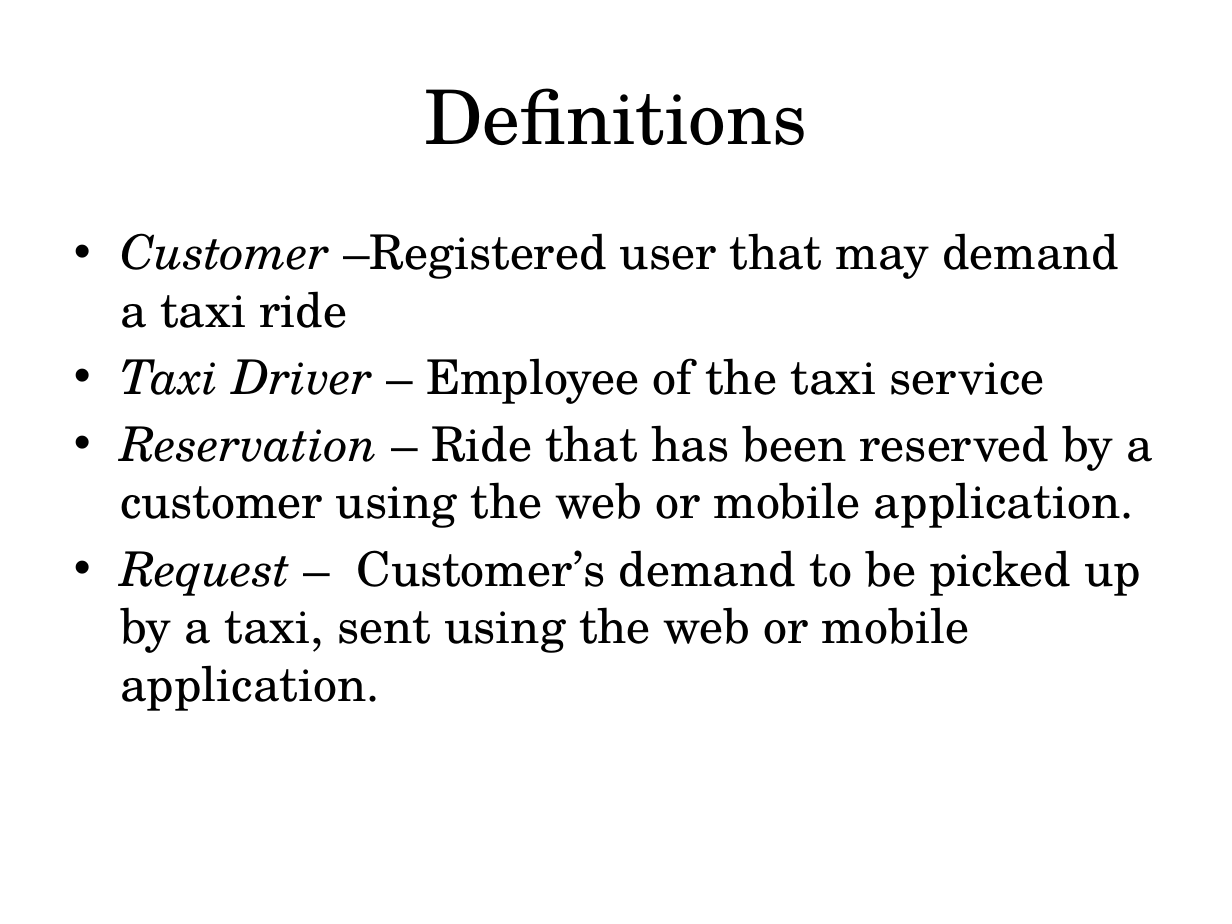
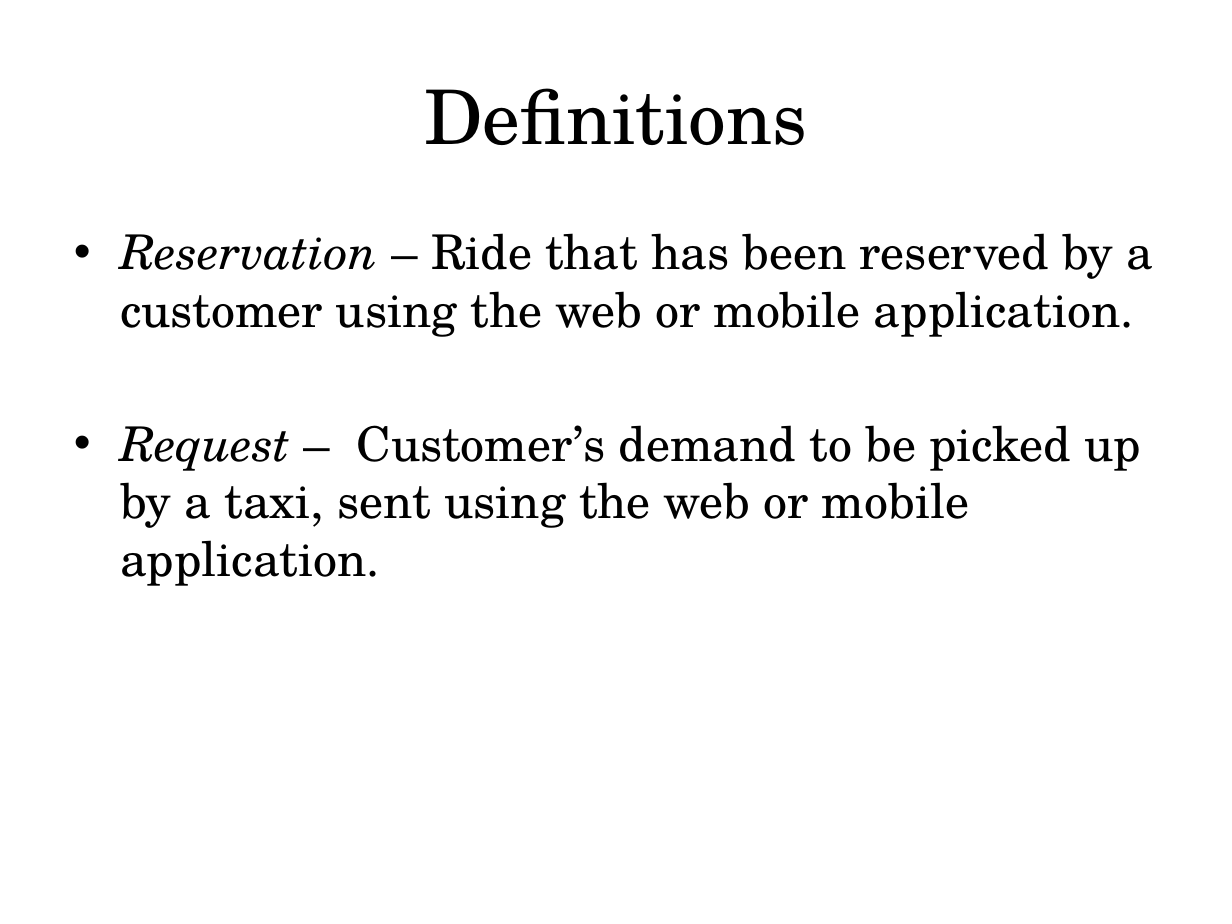
Before and after one commit to MarcoRomani/myTaxyService-SE2-PozziRomani, a slide deck: slide 3 of OtherStuff/Presentation/assumptions + definitions + overall description.pptx (slide 2 before the commit). Drawn at 1232x924 pixels with LibreOffice and Linux fonts; fonts in the diff are those of the drawing. Boxes give left, top, right and bottom in pixels: in the first picture for what was removed or moved away, otherwise in the second. Text is boxed around its words. In the diff, an @@ line names an element or a change of style, - is before the commit and + after.

```diff
--- a/OtherStuff/Presentation/assumptions + definitions + overall description.pptx
+++ b/OtherStuff/Presentation/assumptions + definitions + overall description.pptx
@@ text at [120,233,1119,404]: paragraphs removed @@
-• Customer –Registered user that may demand a taxi ride
-• Taxi Driver – Employee of the taxi service
```
Also in this commit, not shown: 7 other slides changed, 5 other files.
